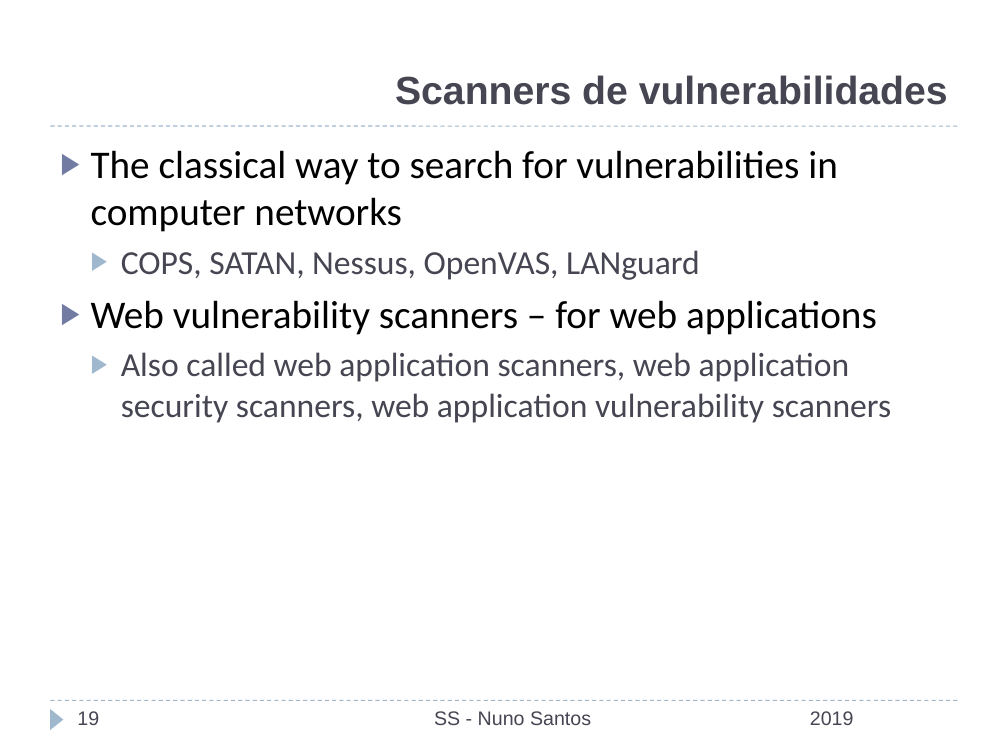
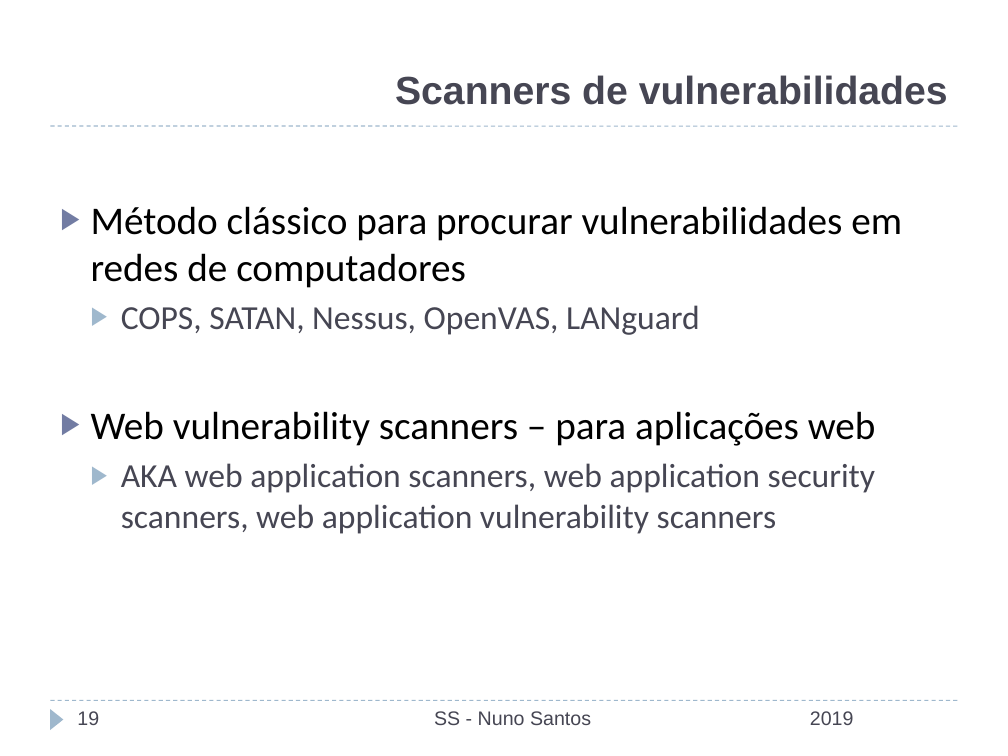
Before and after one commit to nuno-santos/acite2019, a slide deck: slide 19 of teoricas/acite2019-06-auditoria_teste.pptx. Drawn at 1008x756 pixels with LibreOffice and Linux fonts; fonts in the diff are those of the drawing; background and template pictures are left out. Boxes give left, top, right and bottom in pixels: in the first picture for what was removed or moved away, otherwise in the second. Text is boxed around its words. In the diff, an @@ line names an element or a change of style, - is before the commit and + after.

```diff
--- a/teoricas/acite2019-06-auditoria_teste.pptx
+++ b/teoricas/acite2019-06-auditoria_teste.pptx
@@ text at bbox=[91, 206, 902, 288]: text changed @@
-▶ The classical way to search for vulnerabilities in computer networks
+▶ Método clássico para procurar vulnerabilidades em redes de computadores
@@ text at bbox=[91, 411, 876, 534]: text changed @@
-▶ Web vulnerability scanners – for web applications
-  ▶ Also called web application scanners, web application security scanners, web application vulnerability scanners
+▶ Web vulnerability scanners – para aplicações web
+  ▶ AKA web application scanners, web application security scanners, web application vulnerability scanners
```
Also in this commit, not shown: 16 other slides changed, 2 slides added, 2 slides removed, 2 other files.
